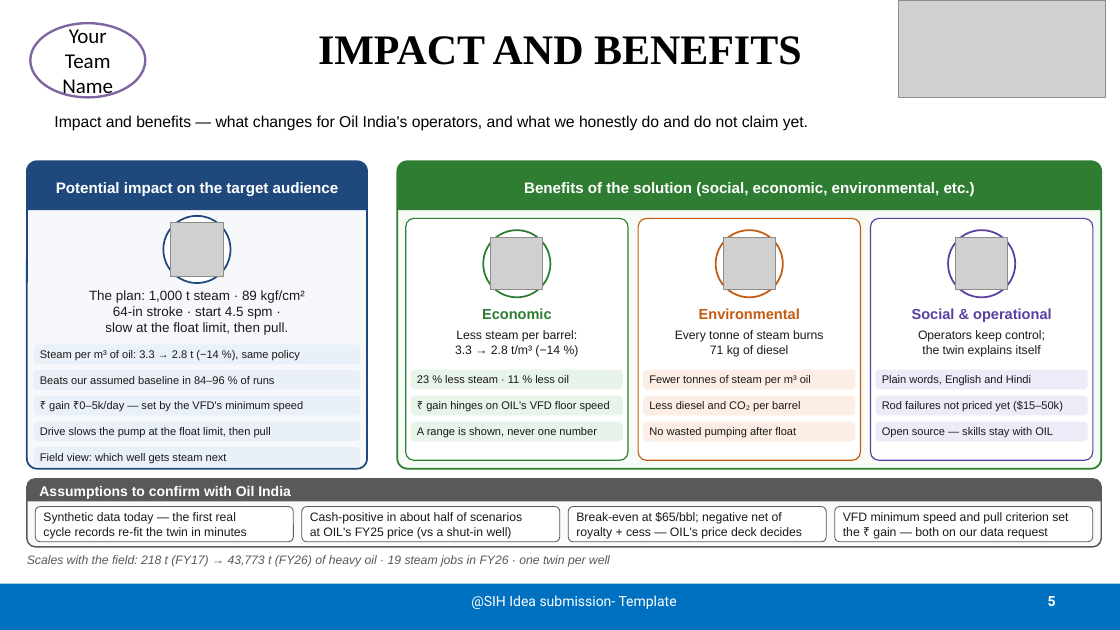
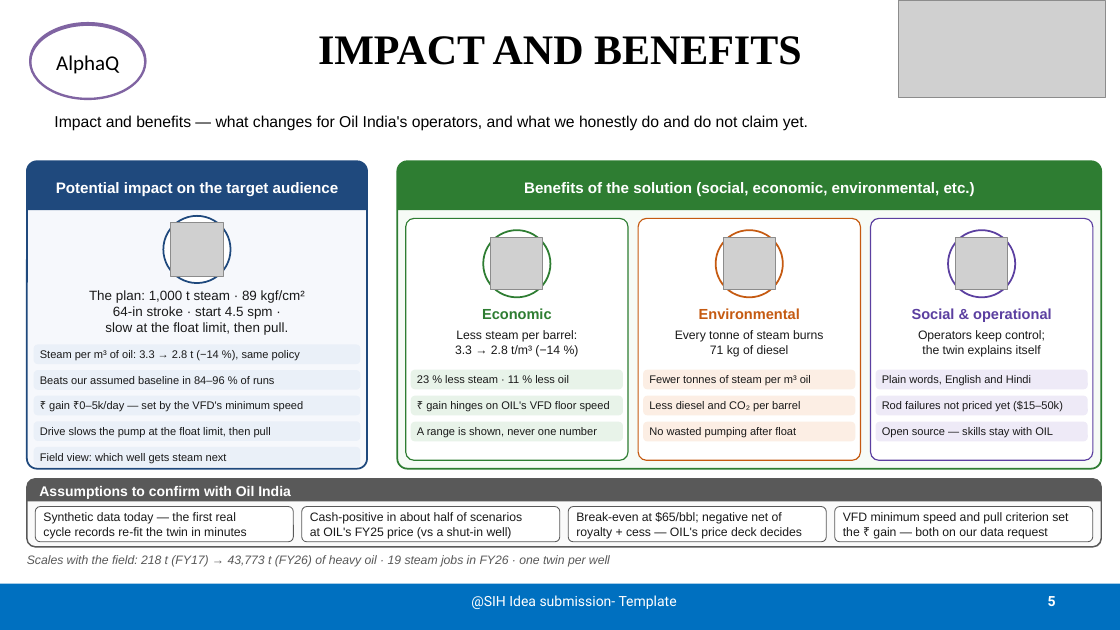
Before and after one commit to grv-io/sih2026-baghewala-digital-twin, a slide deck: slide 5 of ppt/final/SIH26120_Idea_Presentation_STRICT.pptx. Drawn at 1120x630 pixels with LibreOffice and Linux fonts; fonts in the diff are those of the drawing; grey boxes stand for pictures. Boxes give left, top, right and bottom in pixels: in the first picture for what was removed or moved away, otherwise in the second. Text is boxed around its words. In the diff, an @@ line names an element or a change of style, - is before the commit and + after.

```diff
--- a/ppt/final/SIH26120_Idea_Presentation_STRICT.pptx
+++ b/ppt/final/SIH26120_Idea_Presentation_STRICT.pptx
@@ ellipse added at <box>30,24,145,98</box>, fill #FFFFFF, outline #8064A2 2 pt, 18 pt, text #000000 @@
+AlphaQ
@@ text in ellipse at <box>62,25,113,100</box>: text changed @@
-Your Team Name
+Your Tea Name
```
Also in this commit, not shown: 5 other slides changed, 9 other files.
